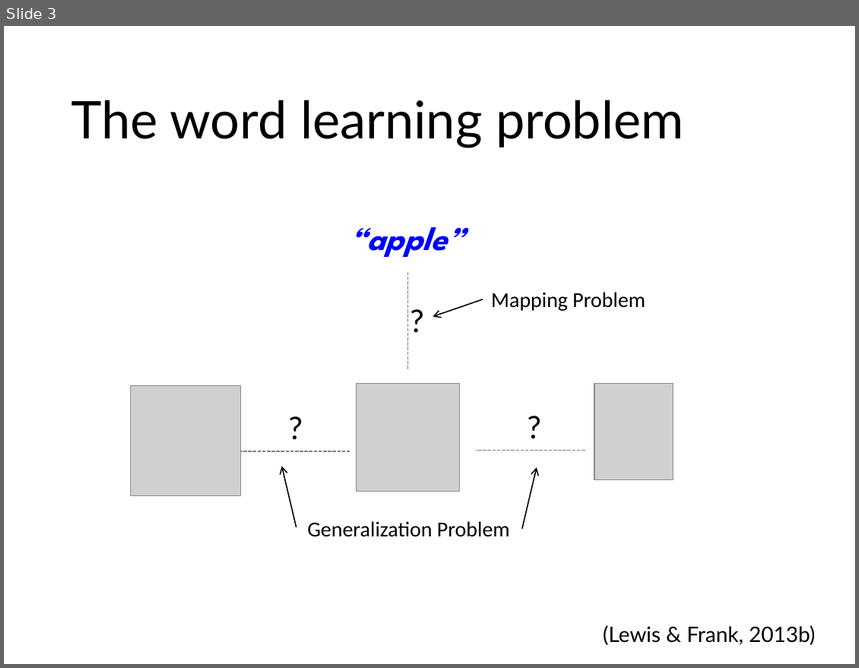
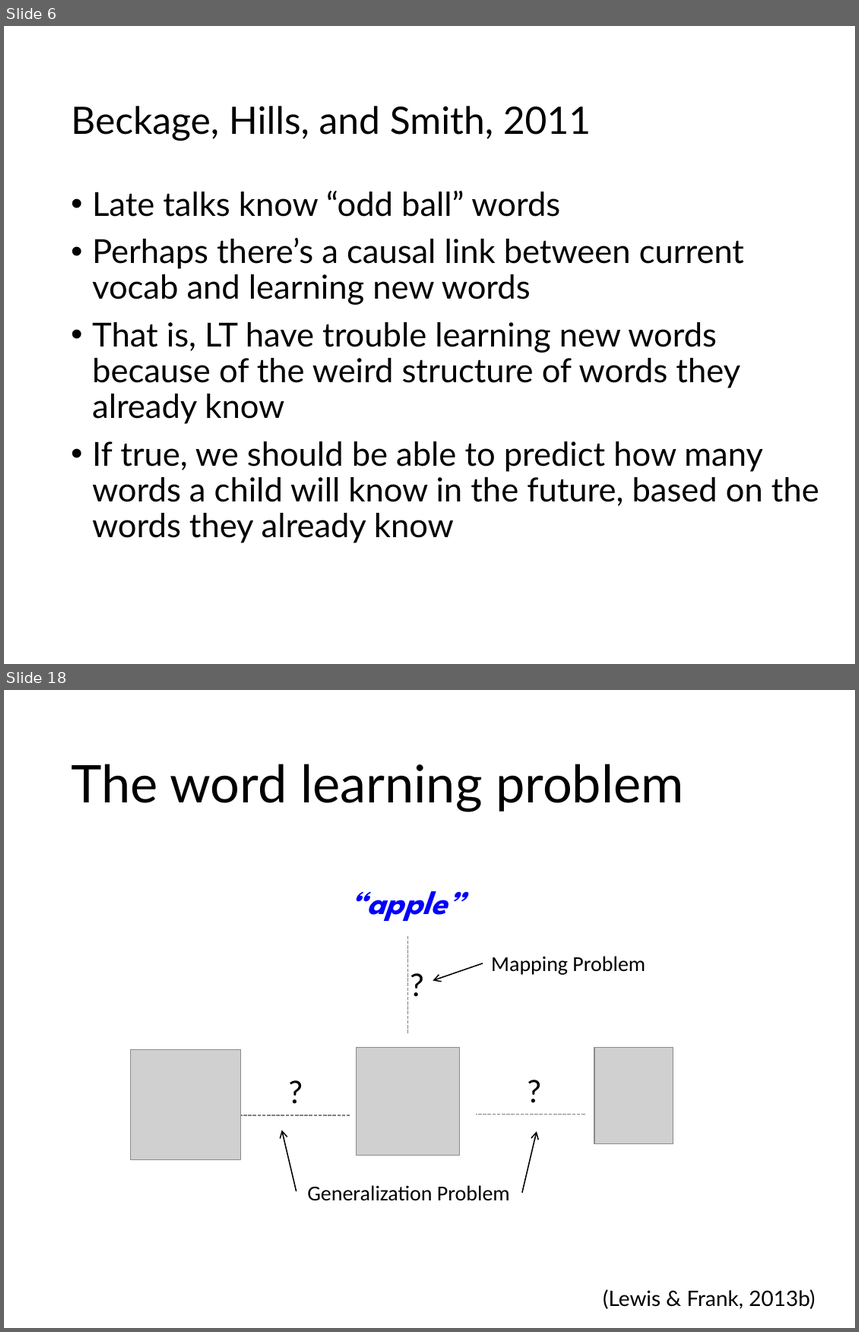
Before and after one commit to nbeckage/VOCAB_SEEDS, a slide deck: talks/lupyan_lab_3_8_18.pptx. Shown one above the other, each under a label of ours: slide 3 before the commit, slides 6 and 18 after it; the slides between them are not shown. The pictures are 859x668 and 859x1332 pixels, drawn with LibreOffice and Linux fonts; fonts in the diff are those of the drawing; grey boxes stand for pictures. Boxes give left, top, right and bottom in pixels: in the first picture for what was removed or moved away, otherwise in the second. Text is boxed around its words. In the diff, an @@ line names an element or a change of style, - is before the commit and + after.

```diff
--- a/talks/lupyan_lab_3_8_18.pptx
+++ b/talks/lupyan_lab_3_8_18.pptx
@@ slide 6 added at bbox=[4, 26, 855, 664], background #FFFFFF @@
@@ title added at bbox=[71, 106, 591, 141], 32 pt, text #000000 @@
+Beckage, Hills, and Smith, 2011
@@ text added at bbox=[92, 191, 819, 544], 28 pt, text #000000 @@
+• Late talks know “odd ball” words
+• Perhaps there’s a causal link between current vocab and learning new words
+• That is, LT have trouble learning new words because of the weird structure of words they already know
+• If true, we should be able to predict how many words a child will know in the future, based on the words they already know
@@ what was slide 3 is now slide 18 @@
```
Also in this commit, not shown: 6 slides changed, 9 other slides added, 2 slides removed, 17 other files.
